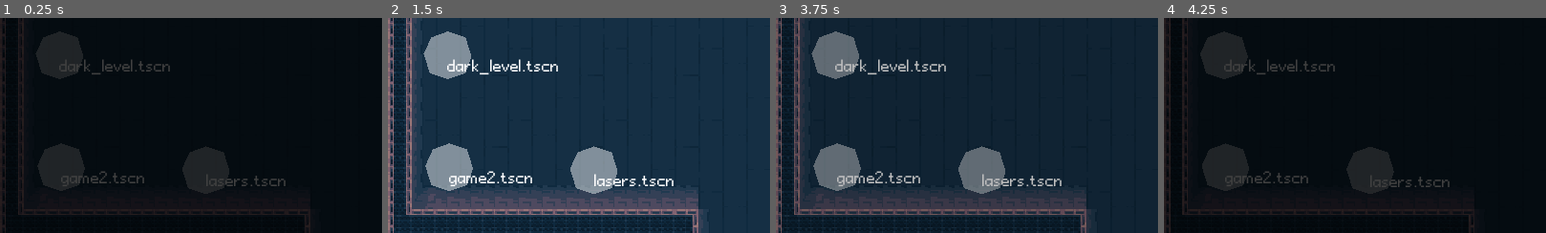
Above: before the commit, frames 1-4 (left to right).
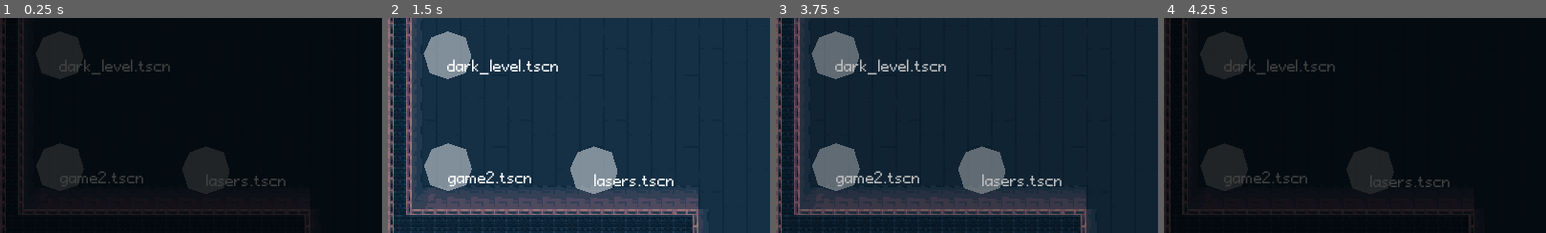
Above: after the commit, the same moments.

Repository: boukew99/godot_wild_jam_34
Game: Godot game, scene res://physics/2d/room/test_room.tscn
Two runs of this game, one before a commit and one after it. Both use one fixed random seed, a clock stepped at 60 frames per second and the inputs below.
Inputs (mouse positions are % of the whole screen's width and height, from its top left):
- Up to frame 1 (0.25 s): no input
- Up to frame 2 (1.5 s): tap Enter (ui_accept) at 0.5, 0.77 s; move the mouse to (72, 45) at 0.52 s; hold Right (move_right) 0.53-1.28 s; hold X (bomb) 0.53-1.28 s; click (72, 45) at 0.67 s; move the mouse to (30, 55) at 1.27 s; hold Down (move_down) from 1.28 s (still down); tap Z (laser) at 1.35 s
- Up to frame 3 (3.75 s): tap Enter (ui_accept) at 1.52, 3.02 s; move the mouse to (60, 28) at 2.02 s; release Down (move_down) at 2.03 s; hold Right (move_right) 2.03-2.78 s; hold C (nitro) 2.03-2.78 s; move the mouse to (45, 70) at 2.77 s; hold Up (move_up) 2.78-3.53 s; tap X (bomb) at 2.85 s; click (45, 70) at 2.92 s; move the mouse to (80, 65) at 3.52 s; hold Left (move_left) from 3.53 s (still down); hold Z (laser) from 3.53 s (still down)
- Up to frame 4 (4.25 s): keep holding Left (move_left); keep holding Z (laser); tap Enter (ui_accept) at 3.77 s
The pictures show only the part of the screen within x 0-50%, y 50-100%; the shares and areas given below are measured in that part.

The runs differ from the first frame. In frame 1, 0.3% of the frame differs, in the area x 9-38%, y 58-81%; in frame 2, 0.6%; in frame 3, 0.5%; in frame 4, 0.3%.

Commit message:
Update test_room.tscn

Diff:
--- a/godot_wild_jam_34/physics/2d/room/test_room.tscn
+++ b/godot_wild_jam_34/physics/2d/room/test_room.tscn
@@ -29,7 +29,7 @@
 [node name="GridCamera2D" parent="PlayerShip" instance=ExtResource( 2 )]
 
 [node name="RoomTransfer" parent="." instance=ExtResource( 7 )]
-position = Vector2( 41, 244 )
+position = Vector2( 40.2509, 244 )
 
 [node name="RoomTransfer2" parent="." instance=ExtResource( 7 )]
 position = Vector2( 138, 246 )
